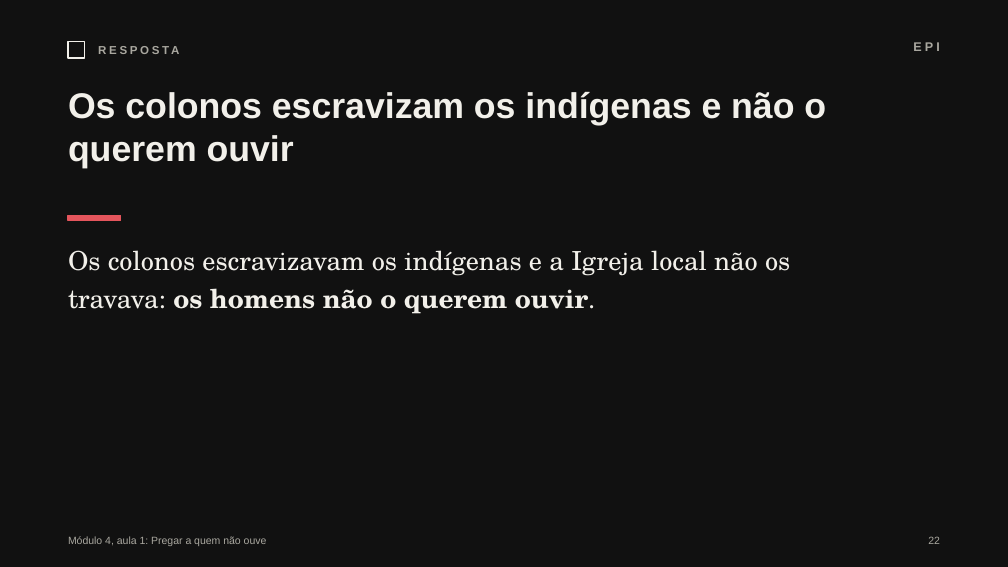
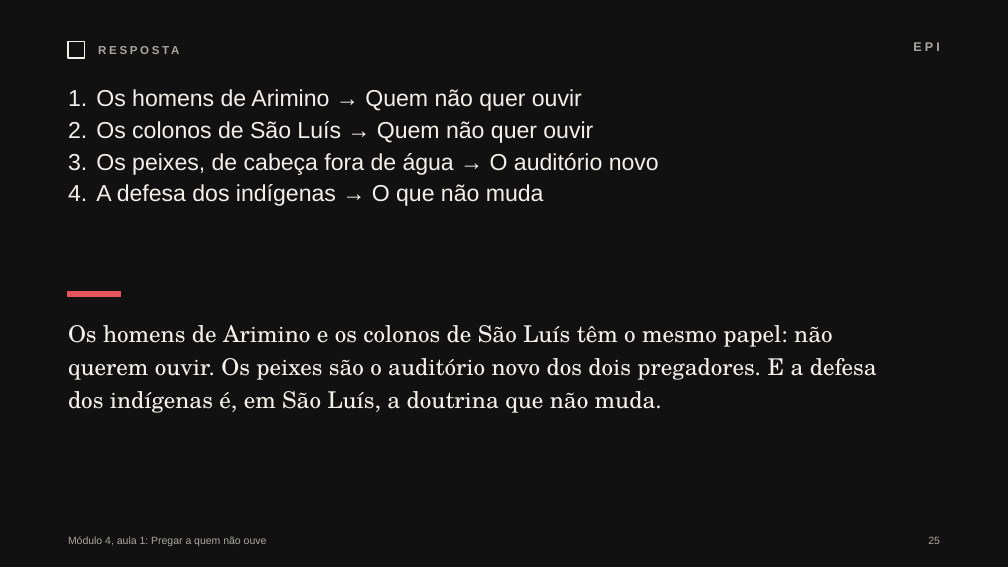
Before and after one commit to pedrohfernandes-klk/pt, a slide deck: slide 25 of m4/diapositivos/aula-01-f01.pptx (slide 22 before the commit). Drawn at 1008x567 pixels with LibreOffice and Linux fonts; fonts in the diff are those of the drawing. Boxes give left, top, right and bottom in pixels: in the first picture for what was removed or moved away, otherwise in the second. Text is boxed around its words. In the diff, an @@ line names an element or a change of style, - is before the commit and + after.

```diff
--- a/m4/diapositivos/aula-01-f01.pptx
+++ b/m4/diapositivos/aula-01-f01.pptx
@@ text at (x1=96, y1=89, x2=659, y2=206): text changed; size 34 to 22 pt; bold off @@
-Os colonos escravizam os indígenas e não o querem ouvir
+1. Os homens de Arimino → Quem não quer ouvir
+2. Os colonos de São Luís → Quem não quer ouvir
+3. Os peixes, de cabeça fora de água → O auditório novo
+4. A defesa dos indígenas → O que não muda
@@ rectangle moved from (x1=68, y1=216, x2=121, y2=221) to (x1=68, y1=291, x2=121, y2=296) @@
@@ text at (x1=68, y1=325, x2=877, y2=413): text changed; size 25 to 22 pt @@
-Os colonos escravizavam os indígenas e a Igreja local não os travava: os homens não o querem ouvir.
+Os homens de Arimino e os colonos de São Luís têm o mesmo papel: não querem ouvir. Os peixes são o auditório novo dos dois pregadores. E a defesa dos indígenas é, em São Luís, a doutrina que não muda.
@@ text at (x1=928, y1=536, x2=940, y2=544): text changed @@
-22
+25
```
Also in this commit, not shown: 18 other slides changed, 11 slides added, 6 slides removed, 7 other files.
